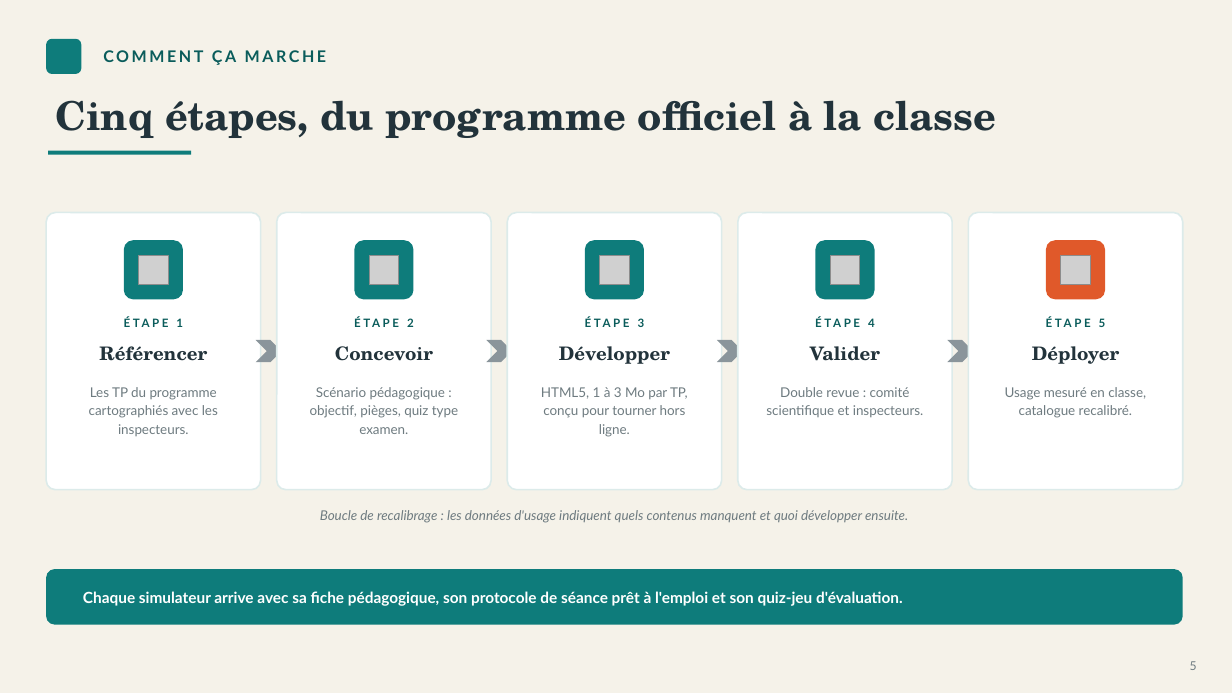
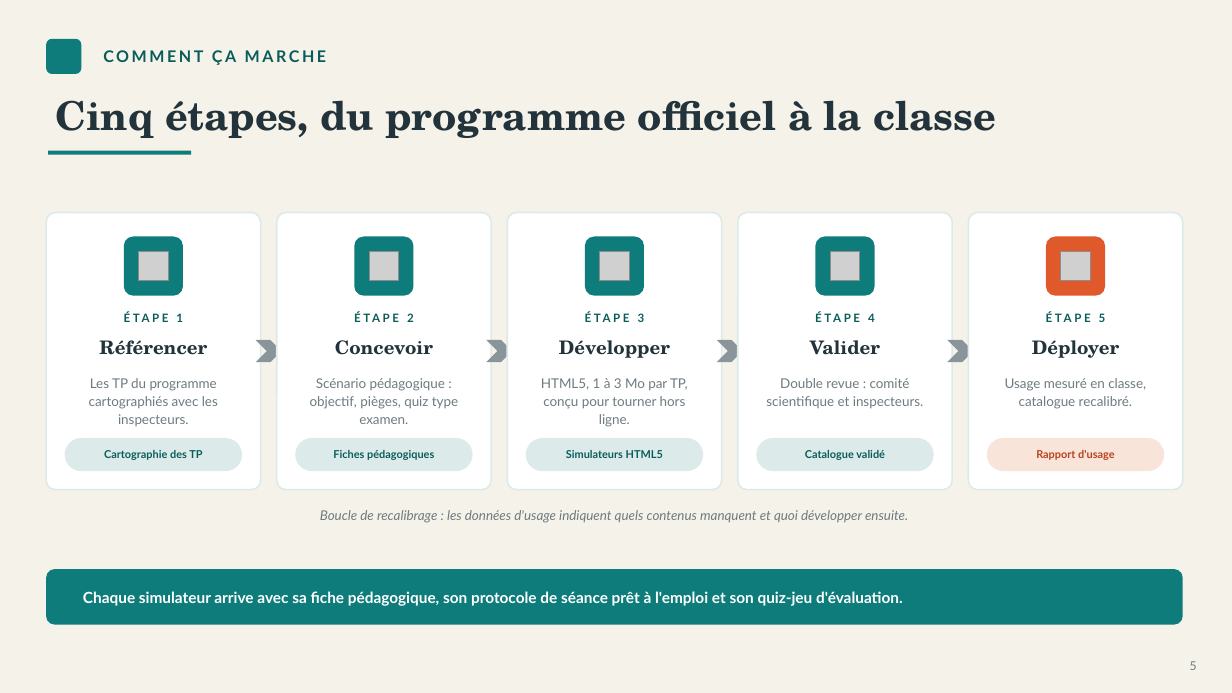
Before and after one commit to djabelo712/Saver, a slide deck: slide 5 of VirtuLab_Togo_Presentation_Dr_Pagdame_Tiebekabe.pptx. Drawn at 1232x693 pixels with LibreOffice and Linux fonts; fonts in the diff are those of the drawing; grey boxes stand for pictures; background and template pictures are left out. Boxes give left, top, right and bottom in pixels: in the first picture for what was removed or moved away, otherwise in the second. Text is boxed around its words. In the diff, an @@ line names an element or a change of style, - is before the commit and + after.

```diff
--- a/VirtuLab_Togo_Presentation_Dr_Pagdame_Tiebekabe.pptx
+++ b/VirtuLab_Togo_Presentation_Dr_Pagdame_Tiebekabe.pptx
@@ 10 texts, 5 pictures: place and size @@
-10 texts, 5 pictures at (99,255,1119,364)
+10 texts, 5 pictures at (99,251,1119,358)
@@ text "Les TP du programme cartographiés ...": place and size @@
-text "Les TP du programme cartographiés ..." at (89,387,218,436)
+text "Les TP du programme cartographiés ..." at (89,378,218,426)
@@ text "Scénario pédagogique : objectif, pièges, ...": place and size @@
-text "Scénario pédagogique : objectif, pièges, ..." at (310,387,458,434)
+text "Scénario pédagogique : objectif, pièges, ..." at (310,378,458,424)
@@ text "HTML5, 1 à 3 Mo ...": place and size @@
-text "HTML5, 1 à 3 Mo ..." at (541,387,688,437)
+text "HTML5, 1 à 3 Mo ..." at (541,378,688,427)
@@ text "Double revue : comité scientifique ...": place and size @@
-text "Double revue : comité scientifique ..." at (766,387,924,417)
+text "Double revue : comité scientifique ..." at (766,378,924,408)
@@ text "Usage mesuré en classe, catalogue ...": place and size @@
-text "Usage mesuré en classe, catalogue ..." at (1005,387,1146,418)
+text "Usage mesuré en classe, catalogue ..." at (1005,378,1146,409)
@@ rounded rectangle added at (65,438,242,471), fill #DCEBEA @@
@@ rounded rectangle added at (295,438,472,471), fill #DCEBEA @@
@@ rounded rectangle added at (526,438,703,471), fill #DCEBEA @@
@@ rounded rectangle added at (757,438,934,471), fill #DCEBEA @@
@@ rounded rectangle added at (987,438,1165,471), fill #F8E4D9 @@
@@ text added at (104,450,202,460), 8.5 pt, text #0A5C5B, bold @@
+Cartographie des TP
@@ text added at (333,450,434,460), 8.5 pt, text #0A5C5B, bold @@
+Fiches pédagogiques
@@ text added at (566,450,663,458), 8.5 pt, text #0A5C5B, bold @@
+Simulateurs HTML5
@@ text added at (805,450,885,460), 8.5 pt, text #0A5C5B, bold @@
+Catalogue validé
@@ text added at (1036,450,1115,460), 8.5 pt, text #B8431D, bold @@
+Rapport d'usage
```
Also in this commit, not shown: 6 other slides changed, 1 slide added, 1 slide removed, 3 other files.
